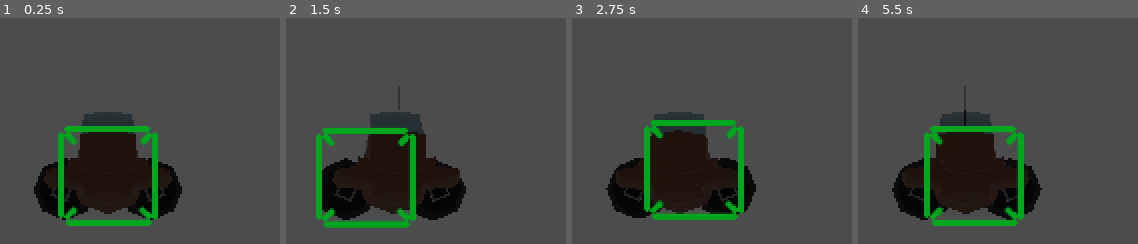
Above: before the commit, frames 1-4 (left to right).
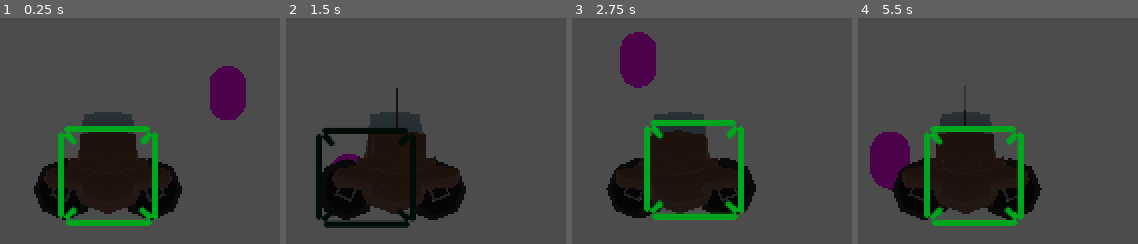
Above: after the commit, the same moments.

Repository: robwhitaker/godot-wild-jam-34
Game: Godot game, scene res://src/TestStuff/PlayerMoveCam.tscn
Same seed, same stepped clock (60 frames per second), same inputs: the game is played once before the commit and once after it. Before the commit the project starts from res://src/PlayerMoveCam.tscn.
Inputs (mouse positions are in pixels of both pictures, inside the frame that each line leads up to):
- Up to frame 1 (0.25 s): no input
- Up to frame 2 (1.5 s): move the mouse to (482, 171) at 0.52 s; press the mouse at (482, 171) at 0.53 s; tap Enter at 1.25 s; move the mouse to (314, 180) at 1.27 s; release the mouse at (314, 180) at 1.28 s; click (314, 180) at 1.35 s
- Up to frame 3 (2.75 s): tap Space at 2 s; move the mouse to (720, 160) at 2.02 s; press the mouse at (720, 160) at 2.03 s
- Up to frame 4 (5.5 s): move the mouse to (944, 192) at 2.77 s; release the mouse at (944, 192) at 2.78 s; click (944, 192) at 2.85 s; move the mouse to (1084, 187) at 3.52 s; press the mouse at (1084, 187) at 3.53 s; tap Enter at 4.25 s; move the mouse to (outside the picture) at 4.27 s; release the mouse at (outside the picture) at 4.28 s; click (outside the picture) at 4.35 s; tap Space at 5 s; move the mouse to (986, 176) at 5.02 s; press the mouse at (986, 176) at 5.03 s

The runs differ from the first frame. In frame 1, 2.7% of the frame differs, in the area x 75-88%, y 21-46%; in frame 2, 4.8%, in the area x 10-64%, y 30-93%; in frame 3, 2.7%; in frame 4, 2.8%.

Commit message:
Player now locks on to enemies and projectiles have tracking

Diff:
--- a/project.godot
+++ b/project.godot
@@ -11,7 +11,7 @@
 [application]
 
 config/name="Godot Wild Jam 34"
-run/main_scene="res://src/PlayerMoveCam.tscn"
+run/main_scene="res://src/TestStuff/PlayerMoveCam.tscn"
 config/icon="res://icon.png"
 
 [input]
--- a/src/Player/Player.gd
+++ b/src/Player/Player.gd
@@ -20,6 +20,7 @@
 var shoot_cooldown := 0.0
 
 var reticle_z := DEFAULT_RETICLE_Z
+var reticle_target : Spatial = null
 
 onready var vis_notif_left := $VisibilityNotifiers/Left as VisibilityNotifier
 onready var vis_notif_right := $VisibilityNotifiers/Right as VisibilityNotifier
@@ -85,6 +86,20 @@
     velocity = move_and_slide(velocity)
 
 func _process(delta):
+    var reticle_pos := reticle.get_position() + reticle.get_size()/2
+    var ray_from := camera.project_ray_origin(reticle_pos)
+    var ray_to := ray_from + camera.project_ray_normal(reticle_pos) * 1000
+    var space_state := get_world().direct_space_state
+    var collision := space_state.intersect_ray(ray_from, ray_to, [self])
+    if !collision.empty() && collision.collider.is_in_group("Enemy"):
+        reticle_z = collision.collider.global_transform.origin.z
+        reticle.set_modulate(Color.crimson)
+        reticle_target = collision.collider
+    else:
+        reticle_z = DEFAULT_RETICLE_Z
+        reticle.set_modulate(Color.white)
+        reticle_target = null
+
     if shoot_cooldown - delta > 0:
         shoot_cooldown -= delta
     elif shooting:
@@ -93,7 +108,9 @@
 
         # Spawn a projectile
         var projectile := preload("res://src/Projectile/Projectile.tscn").instance()
-        projectile.velocity = direction_to_reticle * 100
+        projectile.direction = direction_to_reticle
+        projectile.speed = 100.0
+        projectile.tracking_target = reticle_target
         projectile.global_transform = projectile_spawn.global_transform
         owner.add_child(projectile)
 
@@ -151,7 +168,6 @@
     if event is InputEventMouseMotion:
         reticle.set_position(reticle.get_position() + event.relative*RETICLE_SPEED_MOD)
 
-func _unhandled_input(event):
     if event.is_action_pressed("Shoot"):
         shooting = true
     elif event.is_action_released("Shoot"):
--- a/src/Player/Player.tscn
+++ b/src/Player/Player.tscn
@@ -17,7 +17,9 @@
 
 [sub_resource type="CapsuleShape" id=5]
 
-[node name="Player" type="KinematicBody"]
+[node name="Player" type="KinematicBody" groups=[
+"Player",
+]]
 script = ExtResource( 1 )
 
 [node name="MeshInstance" type="MeshInstance" parent="."]
--- a/src/PlayerMoveCam.tscn
+++ /dev/null
@@ -1,13 +0,0 @@
-[gd_scene load_steps=2 format=2]
-
-[ext_resource path="res://src/Player/Player.tscn" type="PackedScene" id=1]
-
-[node name="PlayerMoveCam" type="Spatial"]
-
-[node name="Camera" type="Camera" parent="."]
-current = true
-fov = 30.0
-size = 10.0
-
-[node name="Player" parent="." instance=ExtResource( 1 )]
-transform = Transform( 1, 0, 0, 0, 1, 0, 0, 0, 1, 0, 0, -38.3772 )
--- a/src/Projectile/Projectile.gd
+++ b/src/Projectile/Projectile.gd
@@ -1,21 +1,23 @@
-extends Spatial
+extends KinematicBody
 
-const MAX_LIFETIME = 30.0
+const MAX_LIFETIME := 30.0
+const DEFAULT_SPEED := 30.0
 
-var velocity := Vector3.ZERO
+var tracking_target : Spatial = null
+var speed := DEFAULT_SPEED
+var direction := Vector3.ZERO
 var lifetime := 0.1
 
 func _physics_process(delta):
-    var old_pos := global_transform.origin
-    global_translate(velocity * delta)
-    var new_pos := global_transform.origin
+    if tracking_target != null:
+        direction = global_transform.origin.direction_to(
+            tracking_target.global_transform.origin
+        )
+    var collision = move_and_collide(direction.normalized() * speed * delta)
+    if collision != null:
+        _handle_collision(collision)
 
-    var space_state := get_world().direct_space_state
 
-    var collision := space_state.intersect_ray(old_pos, new_pos)
-
-    if collision != {}:
-        _handle_collision(collision)
 
 func _process(delta):
     lifetime -= delta
@@ -28,8 +30,9 @@
 func _on_VisibilityNotifier_camera_exited(_camera : Camera) -> void:
     _destroy()
 
-func _handle_collision(collision_dict : Dictionary) -> void:
-    pass
+func _handle_collision(collision_dict : KinematicCollision) -> void:
+    print(collision_dict)
+    _destroy()
 
 func _destroy():
     queue_free()
--- a/src/Projectile/Projectile.tscn
+++ b/src/Projectile/Projectile.tscn
@@ -1,6 +1,8 @@
-[gd_scene load_steps=4 format=2]
+[gd_scene load_steps=5 format=2]
 
 [ext_resource path="res://src/Projectile/Projectile.gd" type="Script" id=1]
+
+[sub_resource type="SphereShape" id=3]
 
 [sub_resource type="SpatialMaterial" id=1]
 albedo_color = Color( 1, 0, 0, 1 )
@@ -8,8 +10,12 @@
 [sub_resource type="SphereMesh" id=2]
 material = SubResource( 1 )
 
-[node name="Projectile" type="Spatial"]
+[node name="Projectile" type="KinematicBody"]
 script = ExtResource( 1 )
+
+[node name="CollisionShape" type="CollisionShape" parent="."]
+transform = Transform( 0.1, 0, 0, 0, 0.1, 0, 0, 0, 0.1, 0, 0, 0 )
+shape = SubResource( 3 )
 
 [node name="MeshInstance" type="MeshInstance" parent="."]
 transform = Transform( 0.1, 0, 0, 0, 0.1, 0, 0, 0, 0.1, 0, 0, 0 )
--- /dev/null
+++ b/src/TestStuff/PathFollow.gd
@@ -0,0 +1,6 @@
+extends PathFollow
+
+const SPEED := 10.0
+
+func _physics_process(delta):
+    offset += delta * SPEED
--- /dev/null
+++ b/src/TestStuff/PlayerMoveCam.tscn
@@ -0,0 +1,48 @@
+[gd_scene load_steps=7 format=2]
+
+[ext_resource path="res://src/Player/Player.tscn" type="PackedScene" id=1]
+[ext_resource path="res://src/TestStuff/PathFollow.gd" type="Script" id=2]
+
+[sub_resource type="Curve3D" id=1]
+_data = {
+"points": PoolVector3Array( 0, 0, 0, 0, 0, 0, 8.08022, 6.30614, -96.5546, 0, 0, 0, 0, 0, 0, 2.62984, -0.0260933, -93.4179, 0, 0, 0, 0, 0, 0, -3.9059, -0.445058, -88.7938, 0, 0, 0, 0, 0, 0, -3.90749, 6.3795, -94.7053, 0, 0, 0, 0, 0, 0, 6.50841, 6.05096, -97.3402 ),
+"tilts": PoolRealArray( 0, 0, 0, 0, 0 )
+}
+
+[sub_resource type="CapsuleShape" id=2]
+
+[sub_resource type="CapsuleMesh" id=3]
+
+[sub_resource type="SpatialMaterial" id=4]
+albedo_color = Color( 1, 0, 0.984314, 1 )
+
+[node name="PlayerMoveCam" type="Spatial"]
+
+[node name="Camera" type="Camera" parent="."]
+current = true
+fov = 30.0
+size = 10.0
+
+[node name="Player" parent="." instance=ExtResource( 1 )]
+transform = Transform( 1, 0, 0, 0, 1, 0, 0, 0, 1, 0, 0, -38.3772 )
+
+[node name="Path" type="Path" parent="."]
+curve = SubResource( 1 )
+
+[node name="PathFollow" type="PathFollow" parent="Path"]
+transform = Transform( 1, 0, 0, 0, 1, 0, 0, 0, 1, 8.08022, 6.30614, -96.5546 )
+rotation_mode = 0
+script = ExtResource( 2 )
+
+[node name="Enemy" type="KinematicBody" parent="Path/PathFollow" groups=[
+"Enemy",
+]]
+
+[node name="CollisionShape" type="CollisionShape" parent="Path/PathFollow/Enemy"]
+transform = Transform( 1, 0, 0, 0, -4.37114e-08, -1, 0, 1, -4.37114e-08, 0, 0, 0 )
+shape = SubResource( 2 )
+
+[node name="MeshInstance" type="MeshInstance" parent="Path/PathFollow/Enemy"]
+transform = Transform( 1, 0, 0, 0, -4.37114e-08, -1, 0, 1, -4.37114e-08, 0, 0, 0 )
+mesh = SubResource( 3 )
+material/0 = SubResource( 4 )
